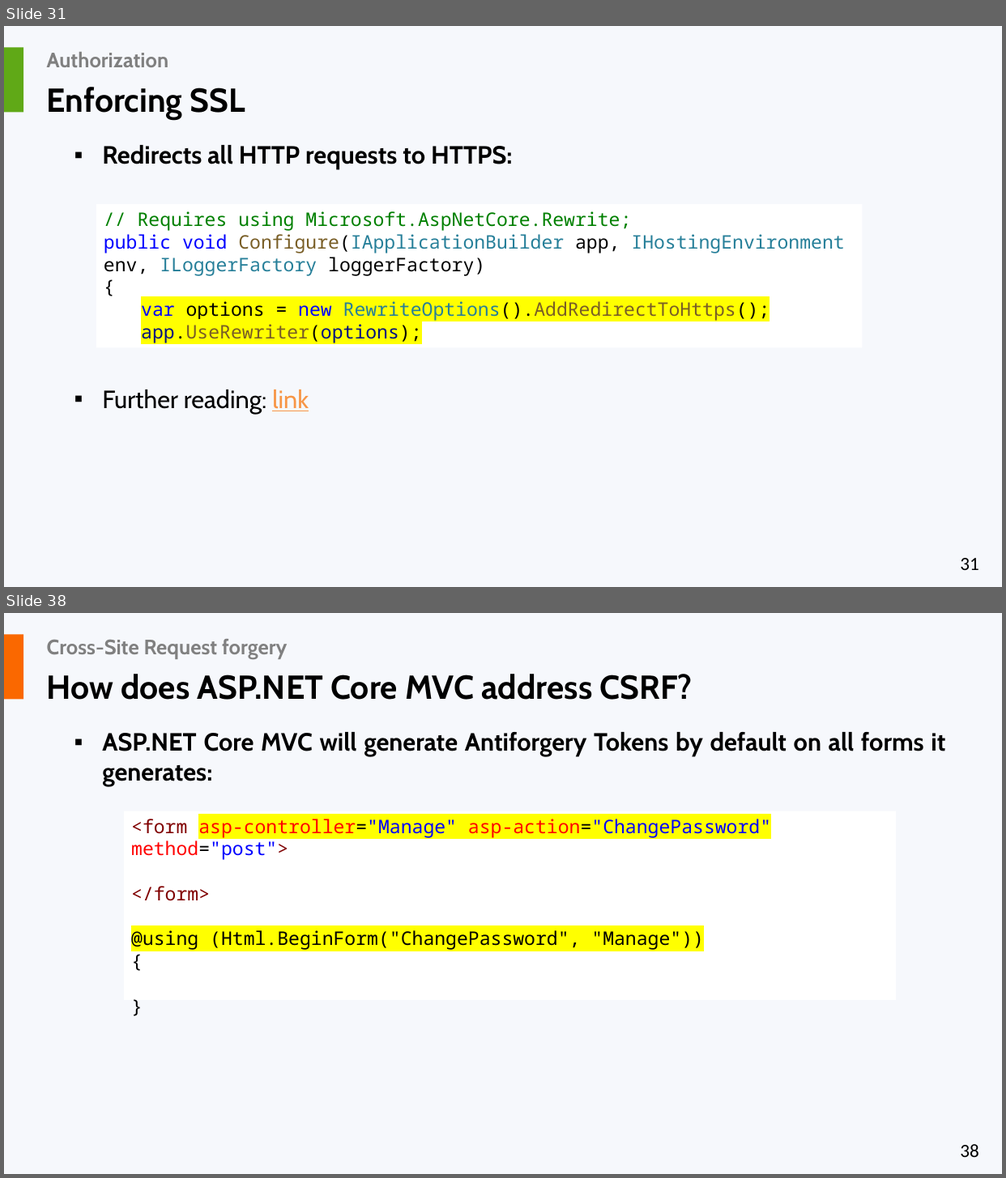
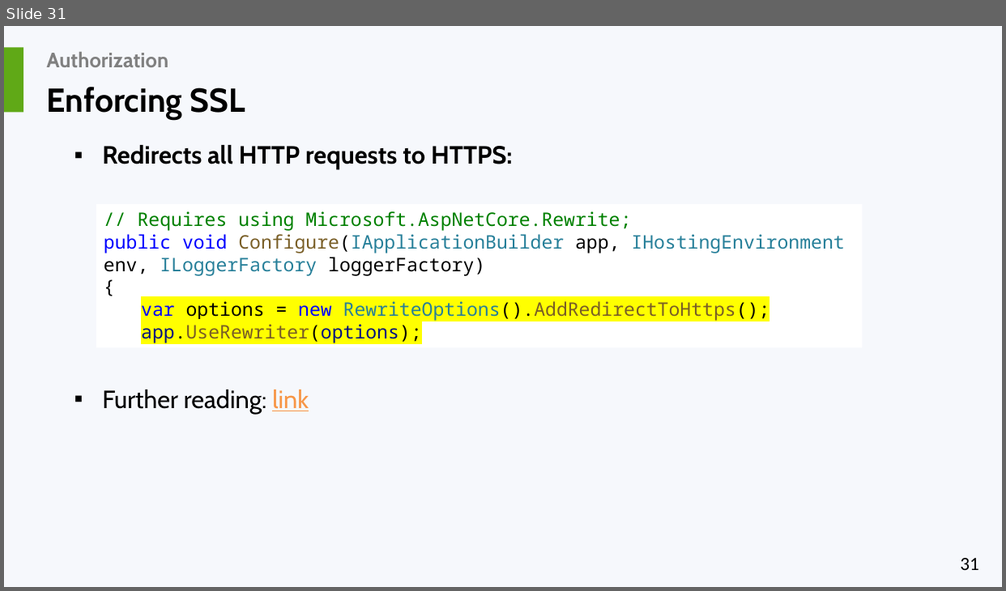
Before and after one commit to liviucotfas/ase-web-and-cloud-applications-security, a slide deck: Presentation ASPNET MVC Core - Part II.pptx. Shown one above the other, each under a label of ours: slides 31 and 38 before the commit, slide 31 after it; the slides between them are not shown. The pictures are 1006x1178 and 1006x591 pixels, drawn with LibreOffice and Linux fonts; fonts in the diff are those of the drawing. Boxes give left, top, right and bottom in pixels: in the first picture for what was removed or moved away, otherwise in the second. Text is boxed around its words. In the diff, an @@ line names an element or a change of style, - is before the commit and + after.

```diff
--- a/Presentation ASPNET MVC Core - Part II.pptx
+++ b/Presentation ASPNET MVC Core - Part II.pptx
@@ slide 38 removed at (x1=4, y1=613, x2=1002, y2=1174), background #F6F8FC; not listed: 1 template element that a slide beside it also shows @@
@@ rectangle removed at (x1=4, y1=635, x2=23, y2=700) @@
@@ title removed at (x1=47, y1=639, x2=287, y2=658) @@
-Cross-Site Request forgery
@@ text removed at (x1=47, y1=674, x2=692, y2=700) @@
-How does ASP.NET Core MVC address CSRF?
@@ text removed at (x1=102, y1=732, x2=945, y2=786) @@
-▪ ASP.NET Core MVC will generate Antiforgery Tokens by default on all forms it generates:
@@ rectangle removed at (x1=124, y1=811, x2=897, y2=1000) @@
-<form asp-controller="Manage" asp-action="ChangePassword" method="post">
-</form>
-@using (Html.BeginForm("ChangePassword", "Manage"))
-{
-}
```
Also in this commit, not shown: 3 slides changed, 20 other slides removed, 7 other files.
